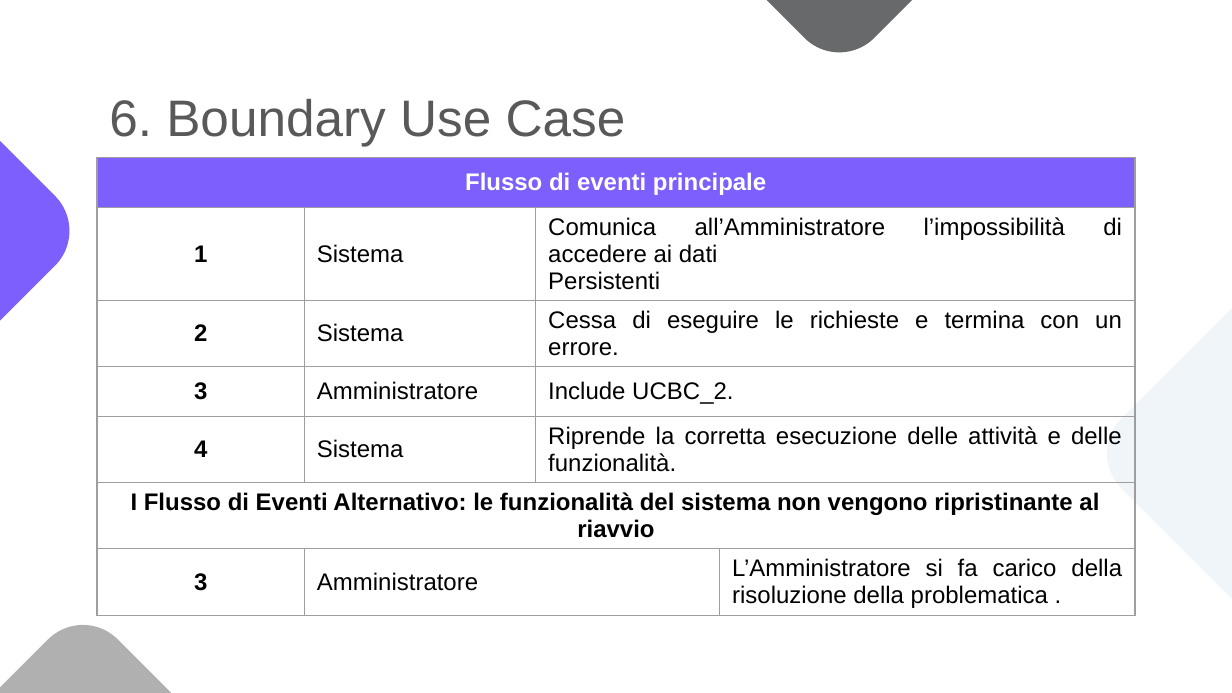
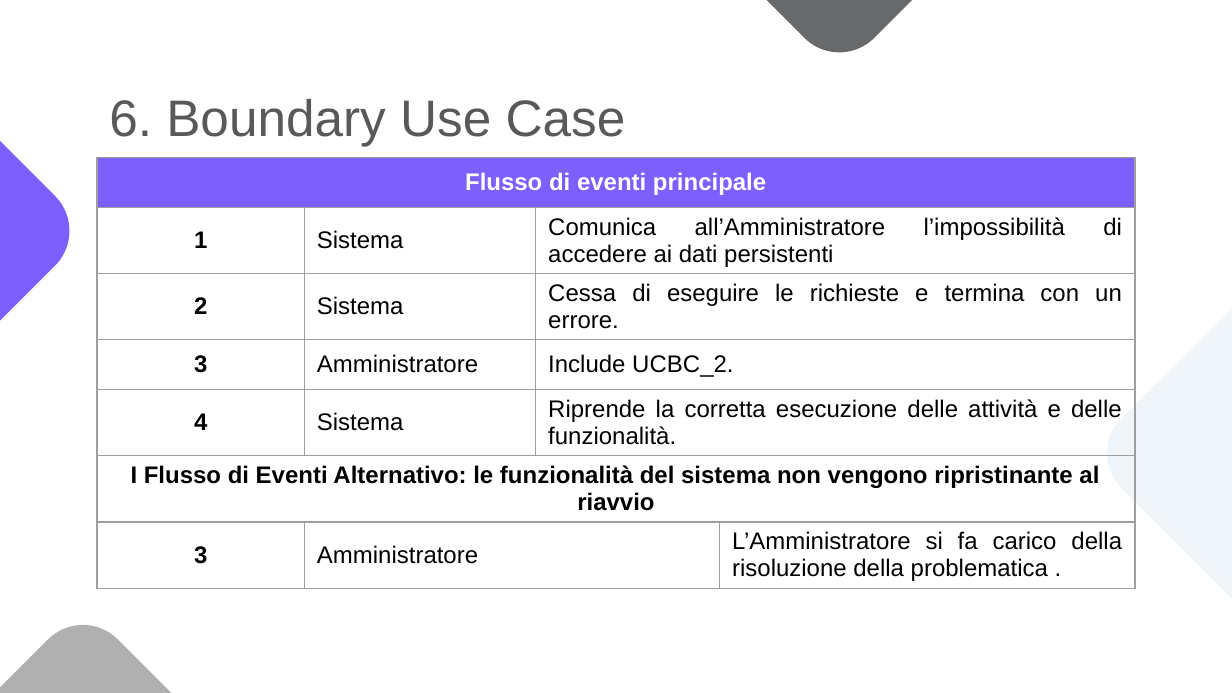
Before and after one commit to notjuary/Bookster_Classe03, a slide deck: slide 71 of DOC/Presentazione.pptx (slide 64 before the commit). Drawn at 1232x693 pixels with LibreOffice and Linux fonts; fonts in the diff are those of the drawing. Boxes give left, top, right and bottom in pixels: in the first picture for what was removed or moved away, otherwise in the second. Text is boxed around its words. In the diff, an @@ line names an element or a change of style, - is before the commit and + after.

```diff
--- a/DOC/Presentazione.pptx
+++ b/DOC/Presentazione.pptx
@@ table at (97, 158, 1136, 586) @@
-row 2, column 3: Comunica all’Amministratore l’impossibilità di accedere ai dati / Persistenti
+row 2, column 3: Comunica all’Amministratore l’impossibilità di accedere ai dati persistenti
```
Also in this commit, not shown: 17 other slides changed, 14 slides added, 3 slides removed.
